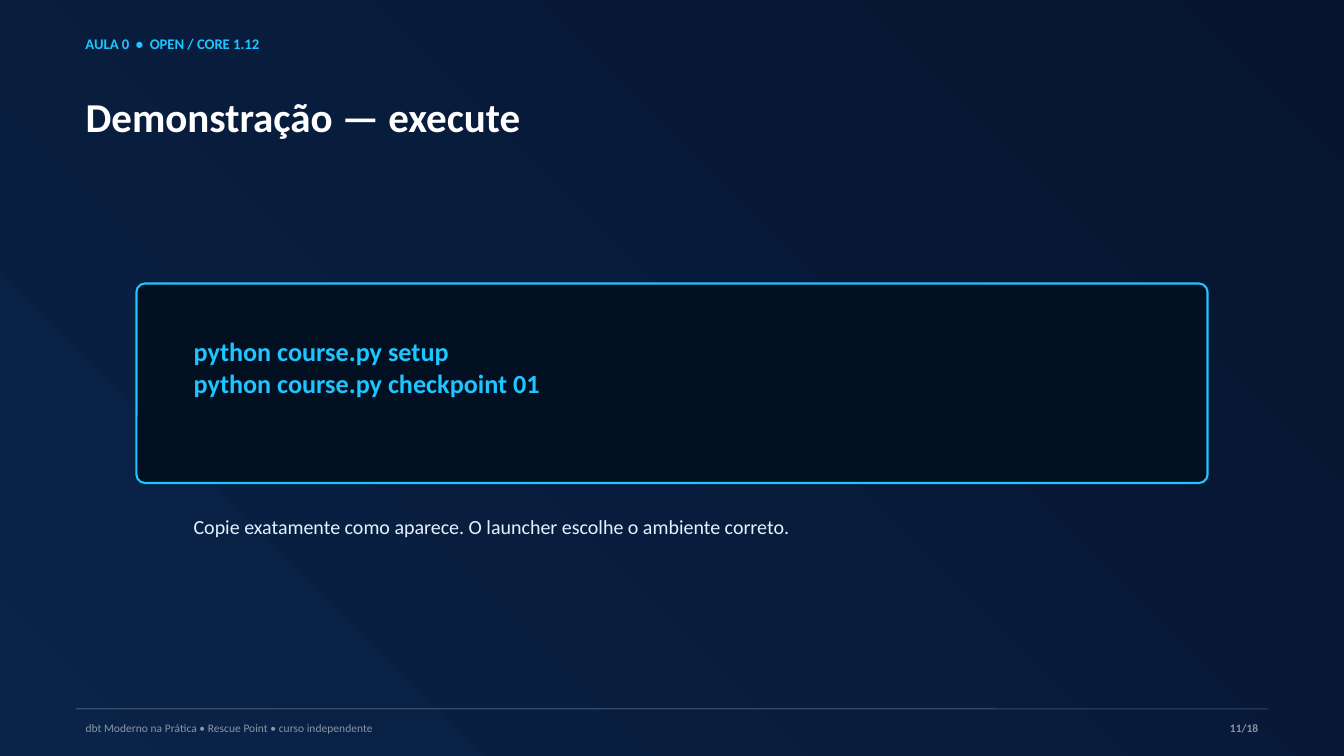
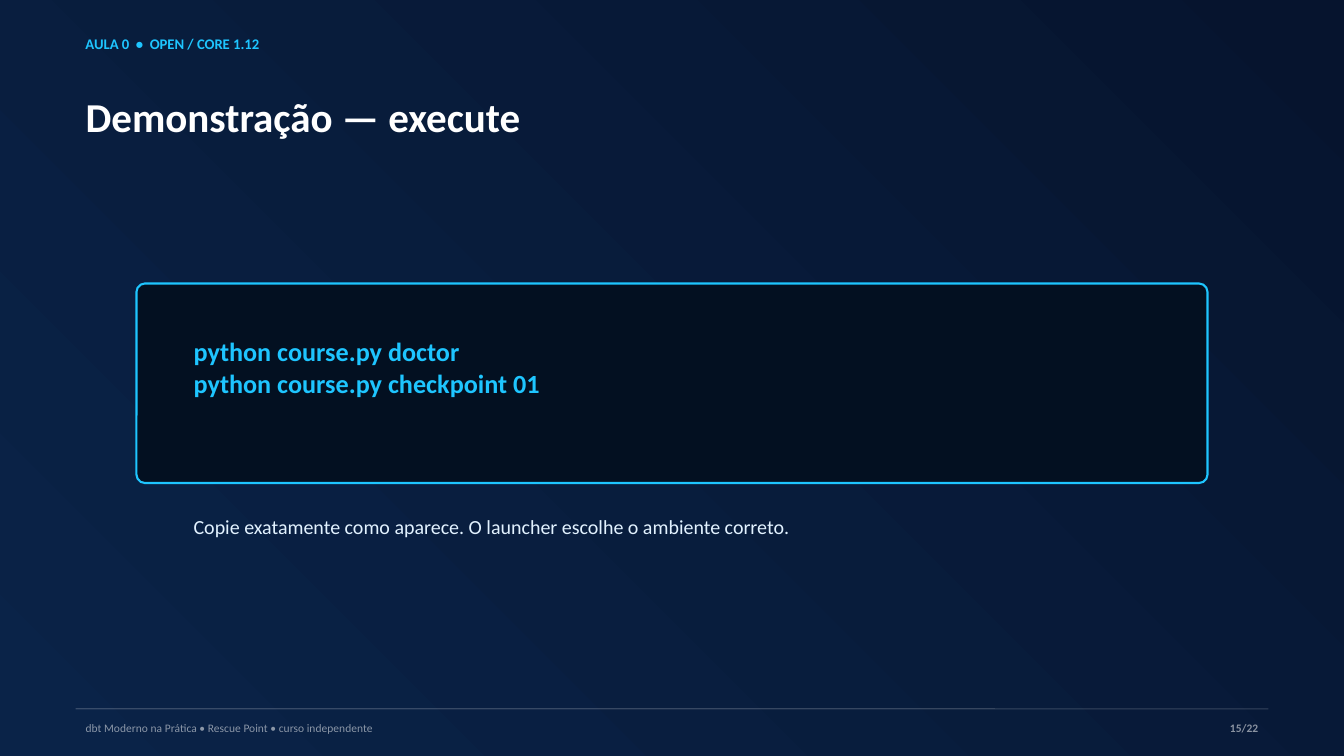
Before and after one commit to AnselmoBorges/dbt-moderno-na-pratica, a slide deck: slide 15 of assets/decks/aula-00-ambiente.pptx (slide 11 before the commit). Drawn at 1344x756 pixels with LibreOffice and Linux fonts; fonts in the diff are those of the drawing. Boxes give left, top, right and bottom in pixels: in the first picture for what was removed or moved away, otherwise in the second. Text is boxed around its words. In the diff, an @@ line names an element or a change of style, - is before the commit and + after.

```diff
--- a/assets/decks/aula-00-ambiente.pptx
+++ b/assets/decks/aula-00-ambiente.pptx
@@ text at <box>194,342,459,365</box>: text changed @@
-python course.py setup
+python course.py doctor
@@ text at <box>1230,724,1258,732</box>: text changed @@
-11/18
+15/22
```
Also in this commit, not shown: 16 other slides changed, 5 slides added, 1 slide removed, 22 other files.
